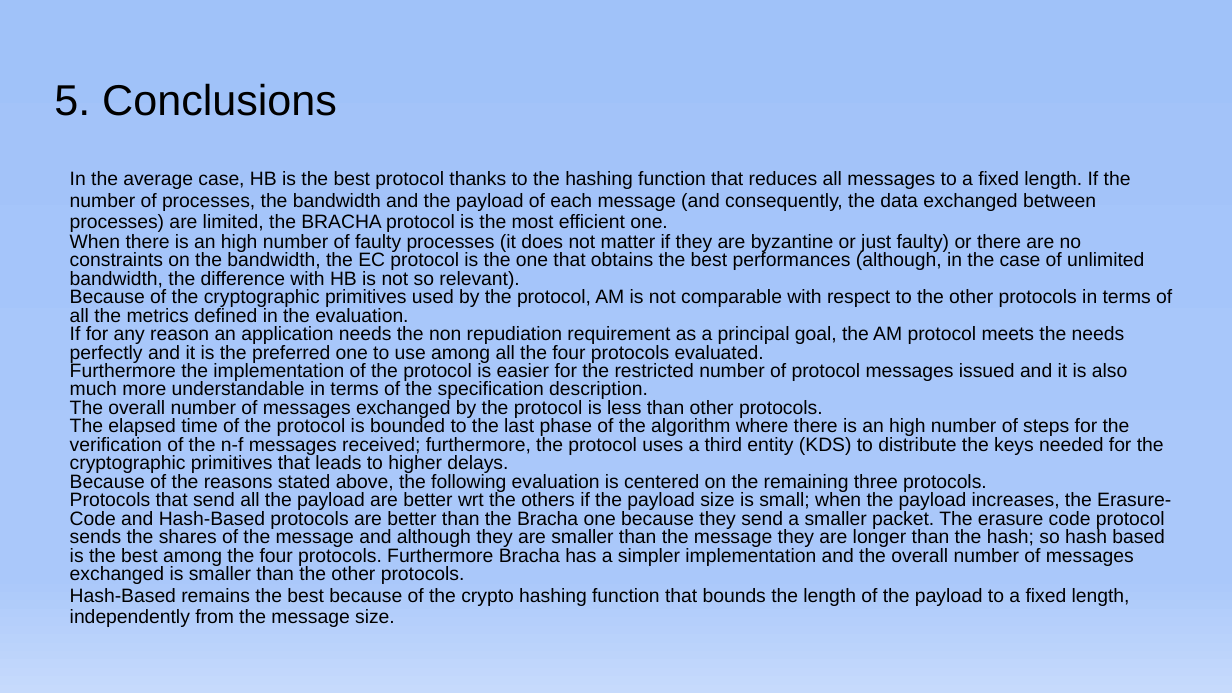
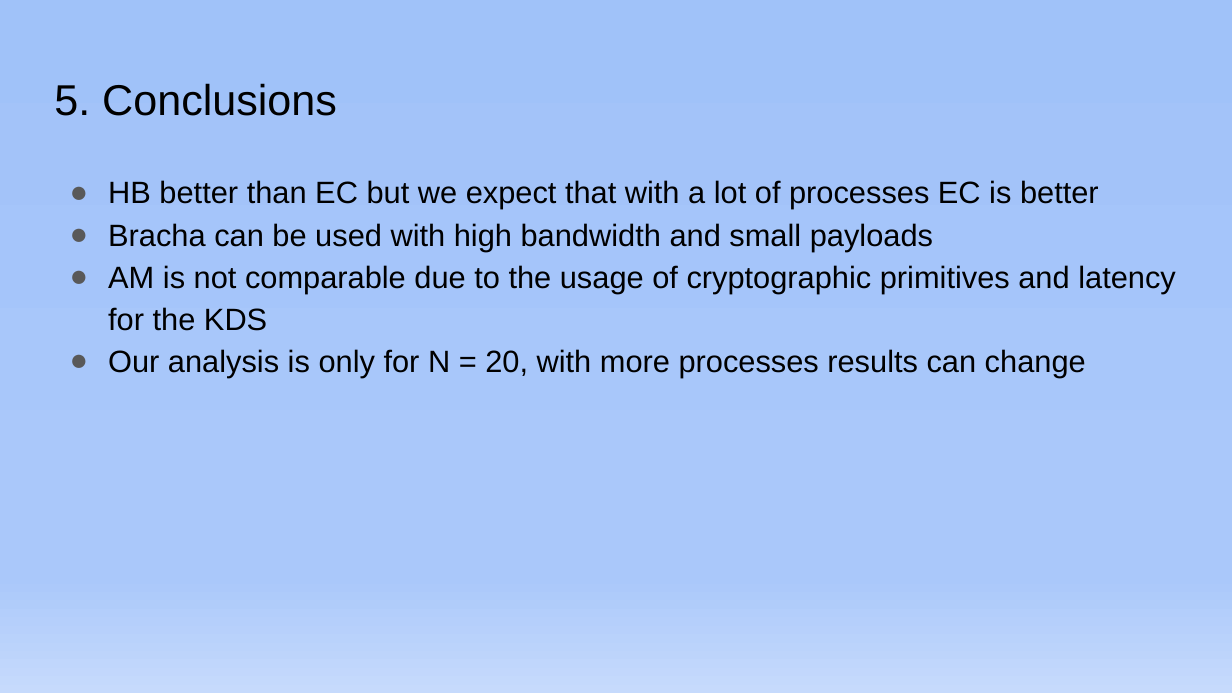
Before and after one commit to GabrieleLerani/Distributed-System-Broadcast-primitive-with-Byzantine-process, a slide deck: slide 15 of Implementation and evaluation of four different Byzantine Reliable Broadcast protocols/DDS_Presentation.pptx. Drawn at 1232x693 pixels with LibreOffice and Linux fonts; fonts in the diff are those of the drawing. Boxes give left, top, right and bottom in pixels: in the first picture for what was removed or moved away, otherwise in the second. Text is boxed around its words. In the diff, an @@ line names an element or a change of style, - is before the commit and + after.

```diff
--- a/Implementation and evaluation of four different Byzantine Reliable Broadcast protocols/DDS_Presentation.pptx
+++ b/Implementation and evaluation of four different Byzantine Reliable Broadcast protocols/DDS_Presentation.pptx
@@ text at [108,180,1176,377]: text changed; size 11.2 to 18 pt @@
-In the average case, HB is the best protocol thanks to the hashing function that reduces all messages to a fixed length. If the number of processes, the bandwidth and the payload of each message (and consequently, the data exchanged between processes) are limited, the BRACHA protocol is the most efficient one.
-When there is an high number of faulty processes (it does not matter if they are byzantine or just faulty) or there are no constraints on the bandwidth, the EC protocol is the one that obtains the best performances (although, in the case of unlimited bandwidth, the difference with HB is not so relevant).
-Because of the cryptographic primitives used by the protocol, AM is not comparable with respect to the other protocols in terms of all the metrics defined in the evaluation.
-If for any reason an application needs the non repudiation requirement as a principal goal, the AM protocol meets the needs perfectly and it is the preferred one to use among all the four protocols evaluated.
-Furthermore the implementation of the protocol is easier for the restricted number of protocol messages issued and it is also much more understandable in terms of the specification description.
-The overall number of messages exchanged by the protocol is less than other protocols.
-The elapsed time of the protocol is bounded to the last phase of the algorithm where there is an high number of steps for the verification of the n-f messages received; furthermore, the protocol uses a third entity (KDS) to distribute the keys needed for the cryptographic primitives that leads to higher delays.
-Because of the reasons stated above, the following evaluation is centered on the remaining three protocols.
-Protocols that send all the payload are better wrt the others if the payload size is small; when the payload increases, the Erasure-Code and Hash-Based protocols are better than the Bracha one because they send a smaller packet. The erasure code protocol sends the shares of the message and although they are smaller than the message they are longer than the hash; so hash based is the best among the four protocols. Furthermore Bracha has a simpler implementation and the overall number of messages exchanged is smaller than the other protocols.
-Hash-Based remains the best because of the crypto hashing function that bounds the length of the payload to a fixed length, independently from the message size.
+● HB better than EC but we expect that with a lot of processes EC is better
+● Bracha can be used with high bandwidth and small payloads
+● AM is not comparable due to the usage of cryptographic primitives and latency for the KDS
+● Our analysis is only for N = 20, with more processes results can change
```
Also in this commit, not shown: 6 other slides changed.
